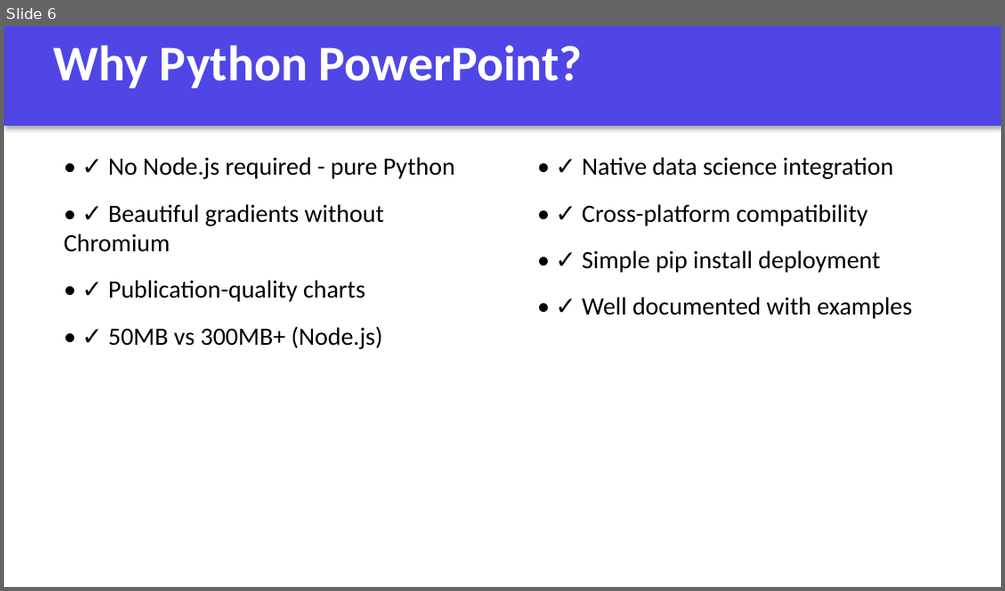
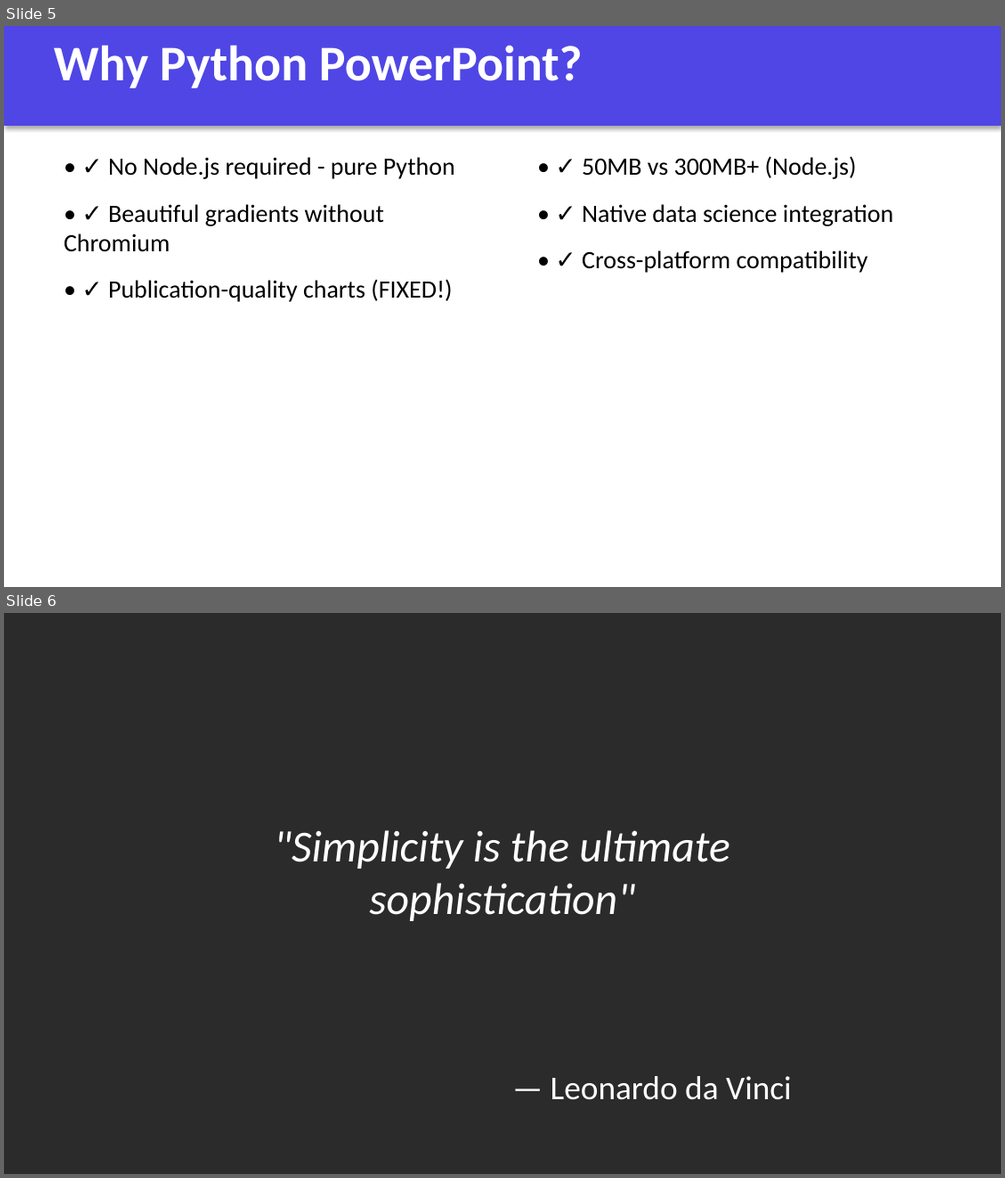
Before and after one commit to Rahul-1404/Algorithms, a slide deck: samples/DEMO_PRESENTATION.pptx. Shown one above the other, each under a label of ours: slide 6 before the commit, slides 5 and 6 after it. The pictures are 1005x591 and 1005x1178 pixels, drawn with LibreOffice and Linux fonts; fonts in the diff are those of the drawing; background and template pictures are left out; a plain dark background stands for a picture behind light text. Boxes give left, top, right and bottom in pixels: in the first picture for what was removed or moved away, otherwise in the second. Text is boxed around its words. In the diff, an @@ line names an element or a change of style, - is before the commit and + after.

```diff
--- a/samples/DEMO_PRESENTATION.pptx
+++ b/samples/DEMO_PRESENTATION.pptx
@@ slide 6 added at (4, 613, 1001, 1174), background picture (left out) @@
@@ text added at (274, 830, 730, 921), 32 pt, text #FFFFFF, italic @@
+"Simplicity is the ultimate sophistication"
@@ text added at (550, 1076, 792, 1100), 24 pt, text #FFFFFF @@
+— Leonardo da Vinci
@@ what was slide 6 is now slide 5 @@
@@ slide 5 changed as well @@
@@ text at (582, 156, 857, 179): paragraph added @@
+• ✓ 50MB vs 300MB+ (Node.js)
@@ text at (582, 250, 912, 319): paragraphs removed @@
-• ✓ Simple pip install deployment
-• ✓ Well documented with examples
@@ text at (108, 279, 452, 302): text changed @@
-• ✓ Publication-quality charts
-• ✓ 50MB vs 300MB+ (Node.js)
+• ✓ Publication-quality charts (FIXED!)
```
Also in this commit, not shown: 4 other slides changed, 1 other slide added, 3 slides removed, 1 other file.
